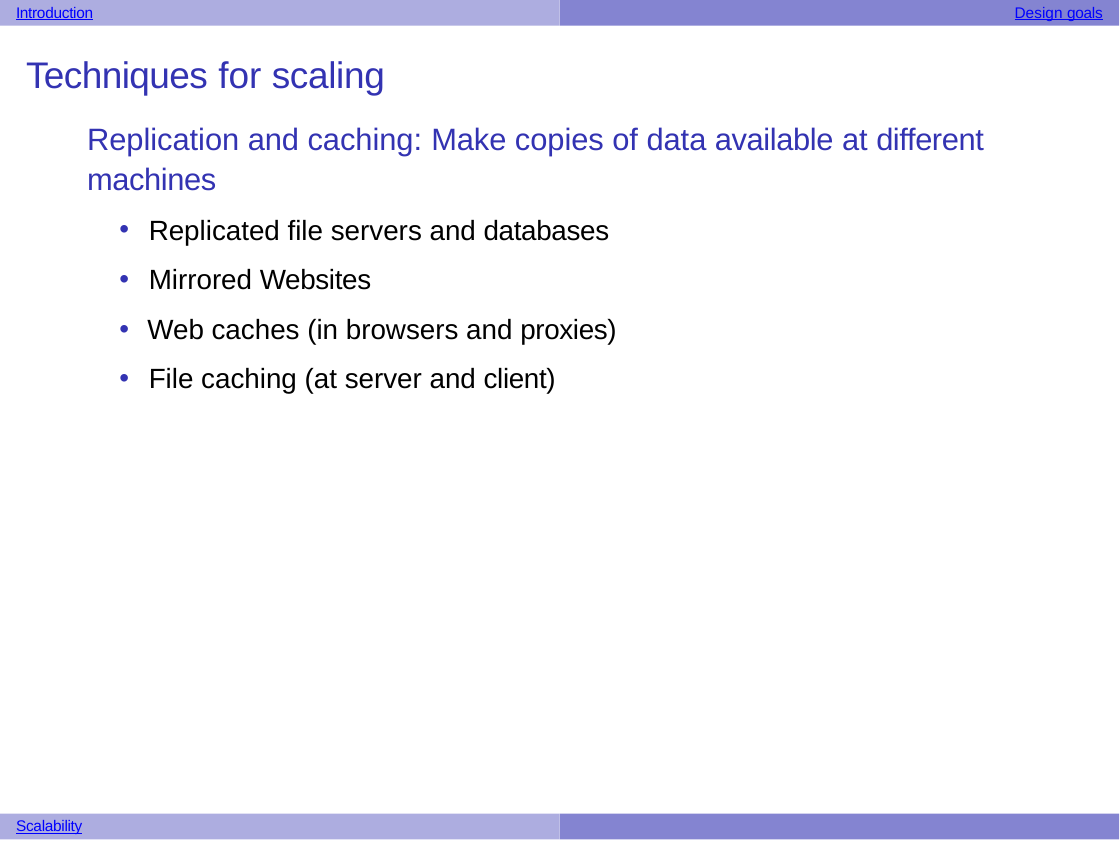
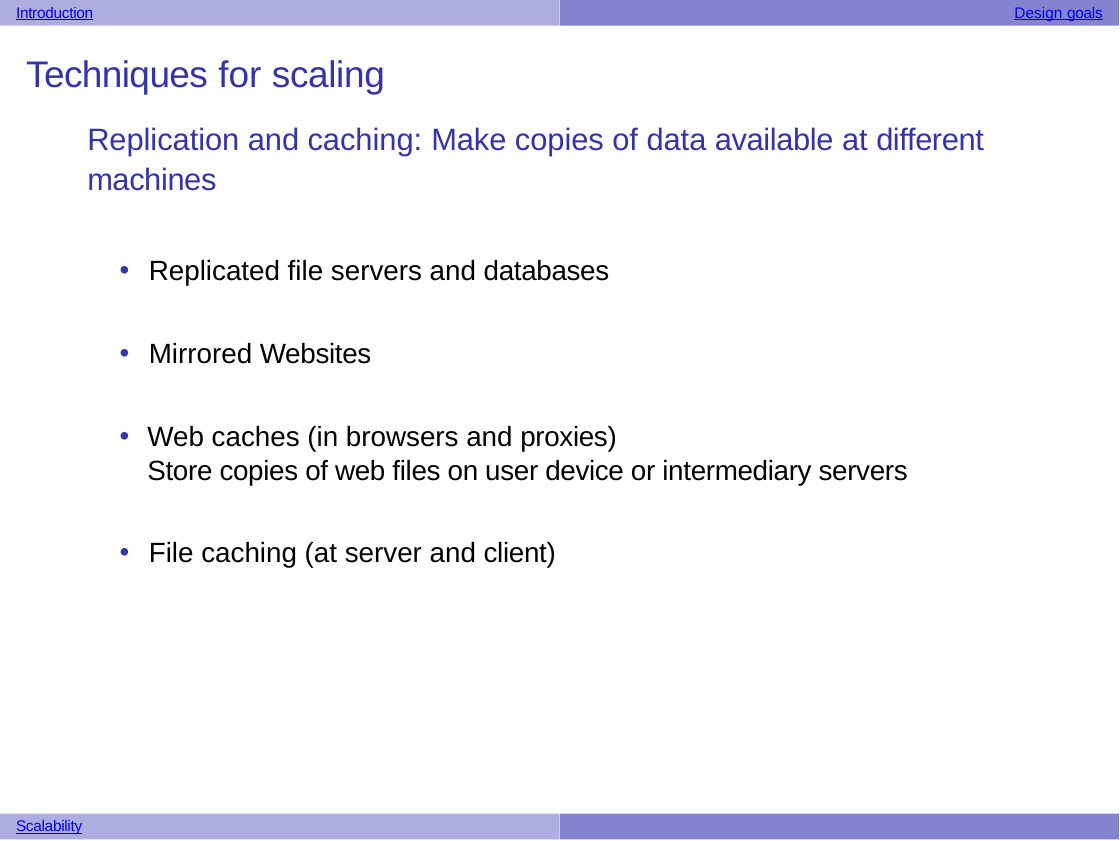
Before and after one commit to UVADS/distributed_computing, a slide deck: slide 20 of 02_rdds_and_running_cluster/01_intro_distributed_systems_apt.pptx (slide 18 before the commit). Drawn at 1120x841 pixels with LibreOffice and Linux fonts; fonts in the diff are those of the drawing. Boxes give left, top, right and bottom in pixels: in the first picture for what was removed or moved away, otherwise in the second. Text is boxed around its words. In the diff, an @@ line names an element or a change of style, - is before the commit and + after.

```diff
--- a/02_rdds_and_running_cluster/01_intro_distributed_systems_apt.pptx
+++ b/02_rdds_and_running_cluster/01_intro_distributed_systems_apt.pptx
@@ text at (147, 425, 908, 485): text changed @@
-• Web caches (in browsers and proxies)
+• Web caches (in browsers and proxies)
+  Store copies of web files on user device or intermediary servers
```
Also in this commit, not shown: 1 other slide changed, 2 slides added, 1 other file.
